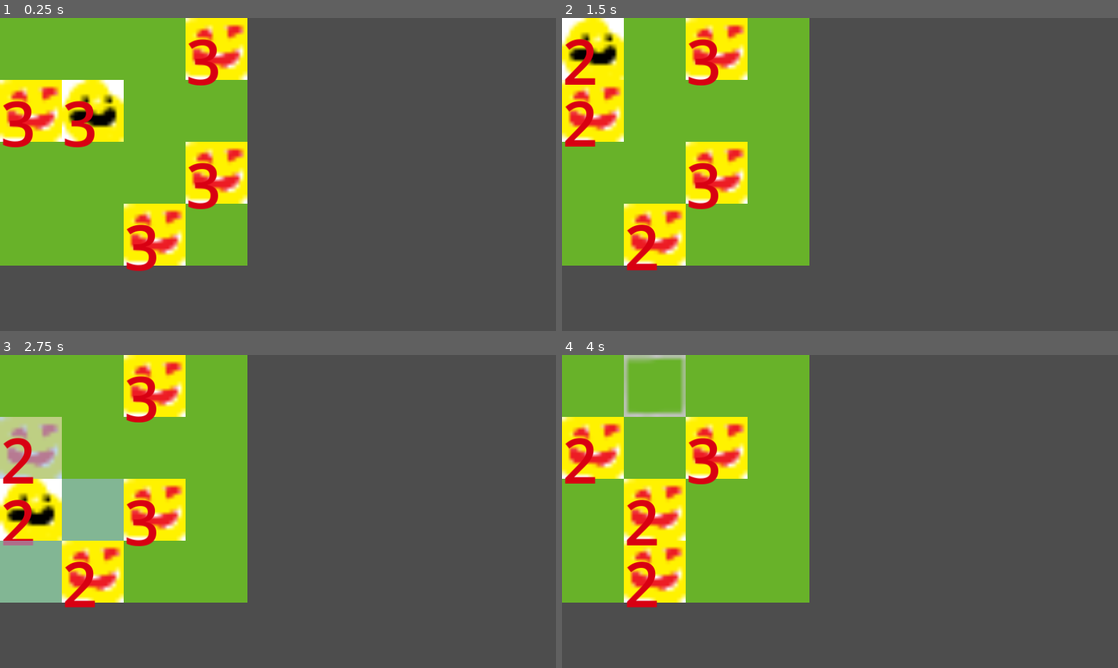
Above: before the commit, frames 1-4 (two rows, left to right).
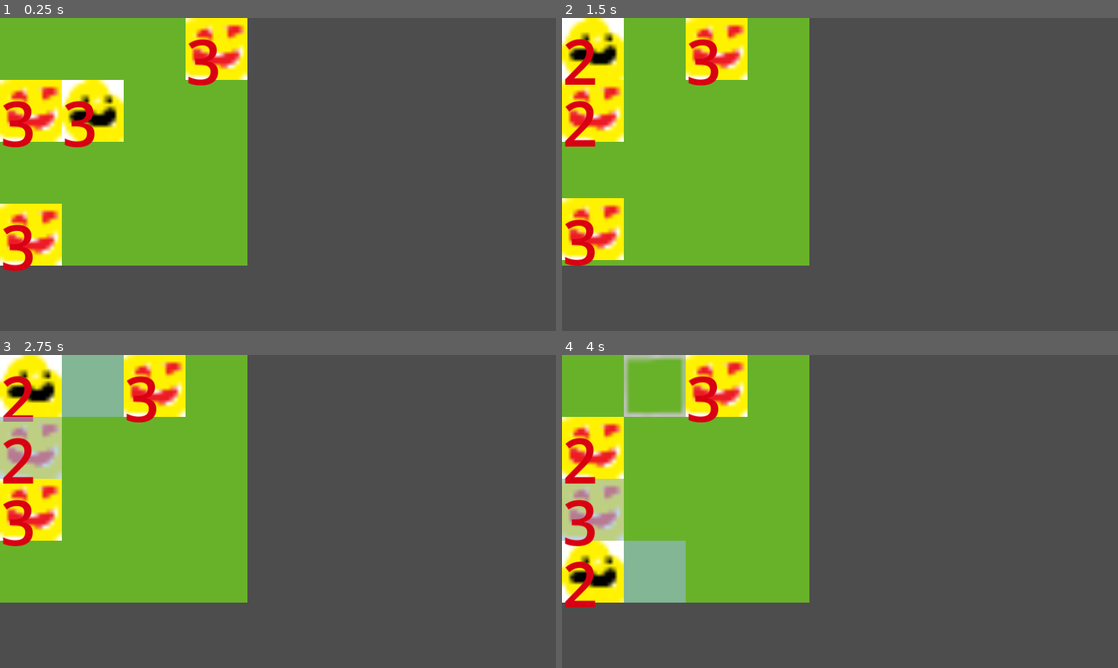
Above: after the commit, the same moments.

Repository: Sam-Goldie/Decree
Game: Godot game, scene res://Level.tscn
The game is run twice, just before and just after one commit, with the same random seed, the same clock (stepped at 60 frames per second) and the same inputs.
Inputs (mouse positions are in pixels of both pictures, inside the frame that each line leads up to):
- Up to frame 1 (0.25 s): no input
- Up to frame 2 (1.5 s): click (595, 49) at 0.5 s; click (595, 111) at 1.27 s
- Up to frame 3 (2.75 s): click (33, 508) at 2.02 s
- Up to frame 4 (4 s): click (595, 570) at 2.77 s; click (656, 386) at 3.52 s

The runs differ from the first frame. In frame 1, 6.8% of the frame differs, in the area x 0-45%, y 39-81%; in frame 2, 6.8%; in frame 3, 15%, in the area x 0-34%, y 0-81%; in frame 4, 13%.
Error before the commit: Invalid access to property or key 'board_position' on a base object of type 'previously freed'. (res://level.gd:88)

Commit message:
Enemies flash on damage

Diff:
--- a/decree/Enemy.tscn
+++ b/decree/Enemy.tscn
@@ -1,8 +1,49 @@
-[gd_scene load_steps=8 format=3 uid="uid://c4drp01fqj2e7"]
+[gd_scene load_steps=11 format=3 uid="uid://c4drp01fqj2e7"]
 
 [ext_resource type="Script" path="res://enemy.gd" id="1_a12p4"]
 [ext_resource type="Texture2D" uid="uid://br3n70ti57btw" path="res://Enemy.png" id="1_xvn8d"]
 [ext_resource type="Script" path="res://path_follow_2d.gd" id="2_ob0ix"]
+[ext_resource type="Shader" path="res://flash.gdshader" id="3_ne8aw"]
+
+[sub_resource type="Curve2D" id="Curve2D_vynlp"]
+resource_local_to_scene = true
+
+[sub_resource type="ShaderMaterial" id="ShaderMaterial_qn0dj"]
+resource_local_to_scene = true
+shader = ExtResource("3_ne8aw")
+shader_parameter/flash_color = Color(1, 0.0980392, 0.0784314, 1)
+shader_parameter/flash_value = null
+
+[sub_resource type="Animation" id="Animation_4qfqt"]
+length = 0.001
+tracks/0/type = "value"
+tracks/0/imported = false
+tracks/0/enabled = true
+tracks/0/path = NodePath("Path2D/PathFollow2D/Sprite2D:material:shader_parameter/flash_value")
+tracks/0/interp = 1
+tracks/0/loop_wrap = true
+tracks/0/keys = {
+"times": PackedFloat32Array(0),
+"transitions": PackedFloat32Array(1),
+"update": 0,
+"values": [null]
+}
+
+[sub_resource type="Animation" id="Animation_molhj"]
+resource_name = "flash"
+length = 0.5
+tracks/0/type = "value"
+tracks/0/imported = false
+tracks/0/enabled = true
+tracks/0/path = NodePath("Path2D/PathFollow2D/Sprite2D:material:shader_parameter/flash_value")
+tracks/0/interp = 1
+tracks/0/loop_wrap = true
+tracks/0/keys = {
+"times": PackedFloat32Array(0, 0.233333, 0.466667),
+"transitions": PackedFloat32Array(1, 1, 1),
+"update": 0,
+"values": [null, 0.6, 0.0]
+}
 
 [sub_resource type="Animation" id="Animation_f1oph"]
 resource_name = "move"
@@ -29,56 +70,34 @@
 "times": PackedFloat32Array(0)
 }
 
-[sub_resource type="Animation" id="Animation_4qfqt"]
-length = 0.001
-tracks/0/type = "bezier"
-tracks/0/imported = false
-tracks/0/enabled = true
-tracks/0/path = NodePath(".:position:x")
-tracks/0/interp = 1
-tracks/0/loop_wrap = true
-tracks/0/keys = {
-"handle_modes": PackedInt32Array(0),
-"points": PackedFloat32Array(0, -0.25, 0, 0.25, 0),
-"times": PackedFloat32Array(0)
-}
-tracks/1/type = "bezier"
-tracks/1/imported = false
-tracks/1/enabled = true
-tracks/1/path = NodePath(".:position:y")
-tracks/1/interp = 1
-tracks/1/loop_wrap = true
-tracks/1/keys = {
-"handle_modes": PackedInt32Array(0),
-"points": PackedFloat32Array(0, -0.25, 0, 0.25, 0),
-"times": PackedFloat32Array(0)
-}
-
 [sub_resource type="AnimationLibrary" id="AnimationLibrary_3ykw1"]
 _data = {
 "RESET": SubResource("Animation_4qfqt"),
+"flash": SubResource("Animation_molhj"),
 "move": SubResource("Animation_f1oph")
 }
 
-[sub_resource type="Curve2D" id="Curve2D_vynlp"]
-
 [node name="Enemy" type="Node2D"]
 script = ExtResource("1_a12p4")
-
-[node name="AnimationPlayer" type="AnimationPlayer" parent="."]
-libraries = {
-"": SubResource("AnimationLibrary_3ykw1")
-}
 
 [node name="Path2D" type="Path2D" parent="."]
 curve = SubResource("Curve2D_vynlp")
 
 [node name="PathFollow2D" type="PathFollow2D" parent="Path2D"]
+rotates = false
+loop = false
 script = ExtResource("2_ob0ix")
 
 [node name="Sprite2D" type="Sprite2D" parent="Path2D/PathFollow2D"]
+material = SubResource("ShaderMaterial_qn0dj")
 texture = ExtResource("1_xvn8d")
 offset = Vector2(8, 8)
+
+[node name="AnimationPlayer" type="AnimationPlayer" parent="Path2D/PathFollow2D/Sprite2D"]
+root_node = NodePath("../../../..")
+libraries = {
+"": SubResource("AnimationLibrary_3ykw1")
+}
 
 [node name="Label" type="Label" parent="Path2D/PathFollow2D"]
 z_index = 1
--- a/decree/Level.tscn
+++ b/decree/Level.tscn
@@ -119,4 +119,5 @@
 [connection signal="confirm_move" from="." to="Navigation/Player" method="_on_level_confirm_move"]
 [connection signal="attack" from="Navigation/Player" to="." method="_on_attack"]
 [connection signal="move" from="Navigation/Player" to="." method="_on_move"]
+[connection signal="flash_finished" from="Navigation/Enemy" to="." method="_on_enemy_flash_finished"]
 [connection signal="click" from="Navigation/Tile" to="." method="_on_tile_click"]
--- a/decree/Player.tscn
+++ b/decree/Player.tscn
@@ -1,9 +1,13 @@
-[gd_scene load_steps=4 format=3 uid="uid://umydvt437mmv"]
+[gd_scene load_steps=6 format=3 uid="uid://umydvt437mmv"]
 
 [ext_resource type="Script" path="res://player.gd" id="1_pcjrc"]
 [ext_resource type="Texture2D" uid="uid://c62vr6u8sm8yl" path="res://player.png" id="2_blolq"]
+[ext_resource type="Script" path="res://path_follow_2d.gd" id="2_q4y88"]
 
 [sub_resource type="Curve2D" id="Curve2D_qrdci"]
+resource_local_to_scene = true
+
+[sub_resource type="AnimationLibrary" id="AnimationLibrary_8l8k7"]
 
 [node name="Player" type="Node2D"]
 script = ExtResource("1_pcjrc")
@@ -12,11 +16,20 @@
 curve = SubResource("Curve2D_qrdci")
 
 [node name="PathFollow2D" type="PathFollow2D" parent="Path2D"]
+rotates = false
+loop = false
+script = ExtResource("2_q4y88")
 
 [node name="Sprite2D" type="Sprite2D" parent="Path2D/PathFollow2D"]
 position = Vector2(8, 8)
 texture = ExtResource("2_blolq")
 
+[node name="AnimationPlayer" type="AnimationPlayer" parent="Path2D/PathFollow2D/Sprite2D"]
+root_node = NodePath("../../../..")
+libraries = {
+"": SubResource("AnimationLibrary_8l8k7")
+}
+
 [node name="Label" type="Label" parent="Path2D/PathFollow2D"]
 offset_right = 16.0
 offset_bottom = 23.0
--- a/decree/enemy.gd
+++ b/decree/enemy.gd
@@ -5,6 +5,8 @@
 var damage : int
 var has_moved : bool
 var board
+@onready var flash_player = $Path2D/PathFollow2D/Sprite2D/AnimationPlayer
+signal flash_finished
 
 func _ready():
 	var hp_display = str(hp)
@@ -22,3 +24,7 @@
 		elif target != null:
 			result = target
 	return result
+
+func flash():
+	flash_player.play("flash")
+	flash_finished.emit()
--- /dev/null
+++ b/decree/flash.gdshader
@@ -0,0 +1,10 @@
+shader_type canvas_item;
+
+uniform vec4 flash_color : source_color;
+uniform float flash_value : hint_range(0.0,1.0,0.1);
+
+void fragment() {
+	vec4 texture_color = texture(TEXTURE, UV);
+	COLOR = mix(texture_color, flash_color, flash_value);
+	COLOR.a = texture_color.a;
+}
--- a/decree/level.gd
+++ b/decree/level.gd
@@ -11,7 +11,7 @@
 @onready
 var active_entity = player
 @onready
-var enemies = [enemy_scene.instantiate(), enemy_scene.instantiate(), enemy_scene.instantiate(), enemy_scene.instantiate()]
+var enemies = [enemy_scene.instantiate(), enemy_scene.instantiate(), enemy_scene.instantiate()]
 @onready
 var terrain = [
 	[tile_scene.instantiate(), tile_scene.instantiate(), tile_scene.instantiate(), tile_scene.instantiate()],
@@ -20,7 +20,7 @@
 	[tile_scene.instantiate(), tile_scene.instantiate(), tile_scene.instantiate(), tile_scene.instantiate()],
 ]
 @onready
-var board = [[null, null, null, enemies[0]], [enemies[1], player, null, null], [null, null, null, enemies[2]],[null, null, enemies[3], null]]
+var board = [[null, null, null, enemies[0]], [enemies[1], player, null, null], [null, null, null, null],[enemies[2], null, null, null]]
 @onready
 var grid = AStarGrid2D.new()
 
@@ -72,6 +72,8 @@
 		return false
 
 func take_enemy_turns():
+	var tween = create_tween()
+	tween.set_parallel(false)
 	clear_dead()
 	remove_target_highlights(player.board_position)
 	for enemy in enemies:
@@ -88,7 +90,7 @@
 		var path = grid.get_id_path(active_entity.board_position, player.board_position, true)
 		if len(path) > 2:
 			var dest = path[1]
-			move(active_entity, dest)
+			move(active_entity, dest, tween)
 		var attack_target = active_entity.find_targets(player)
 		if attack_target != null:
 			damage(attack_target, active_entity.damage)
@@ -107,14 +109,17 @@
 		enemies.remove_at(dead_idx[-i-1])
 
 func damage(target, amount):
+	if target != player:
+		target.flash()
+		await target.flash_finished
 	target.hp -= amount
-	if target.hp <= 0:
-		target.free()
-	else:
+	if target.hp > 0:
 		var health = get_node("Navigation/%s/Path2D/PathFollow2D/Label" % target.name)
 		health.text = str(target.hp)
+	else:
+		target.free()
 
-func move(entity, target):
+func move(entity, target, tween):
 	if grid.is_dirty():
 		grid.update()
 	var current_board_position = get_board_position(entity.position)
@@ -123,7 +128,27 @@
 	if target[0] < 0 or target[0] > 3 or target[1] < 0 or target[1] > 3:
 		return
 	if board[target[1]][target[0]] == null:
-		entity.position = target * 16
+		#var tween = create_tween()
+			#for sprite in get_children():
+			#tween.tween_property(sprite, "position", Vector2(0, 0), 1)
+		var path = entity.get_node("Path2D")
+		var curve = path.get_curve()
+		var path_follow = path.get_node("PathFollow2D")
+		#curve.add_point(Vector2(0,0))
+		var target_point = Vector2(target * 16)
+		var current_point = entity.position
+		var norm_distance = current_point.distance_to(target_point) / 6
+		var difference_type_alt = typeof(target_point - current_point)
+		tween.tween_property(entity, "position", Vector2(target * 16), 0.2)
+		#await tween.finished
+		#curve.add_point(Vector2(0,0))
+		#curve.add_point((Vector2(target * 16)) - entity.position)
+		#await path_follow.end_move
+		#path_follow.progress_ratio = 0
+		#curve.clear_points()
+		#entity.position = target * 16
+		#curve.add_point(difference)
+		#entity.position = target * 16
 		board[current_board_position[1]][current_board_position[0]] = null
 		board[target[1]][target[0]] = entity
 		entity.board_position = target
@@ -143,8 +168,9 @@
 func _on_tile_click(tile):
 	if active_entity != player:
 		return
+	var tween = create_tween()
 	if !active_entity.has_moved:
-		move(active_entity, tile.board_position)
+		move(active_entity, tile.board_position, tween)
 	else:
 		attack(active_entity, tile.board_position)
 
@@ -167,3 +193,6 @@
 
 func remove_highlight_tile(board_position):
 	terrain[board_position[1]][board_position[0]].get_node("BlinkSquare").self_modulate.a = 0
+
+#func _on_enemy_flash_finished():
+	#pass # Replace with function body.
--- a/decree/path_follow_2d.gd
+++ b/decree/path_follow_2d.gd
@@ -1,6 +1,9 @@
 extends PathFollow2D
 
-var speed = 0.2
+var speed = 2
+signal end_move
 
 func _process(delta):
 	progress_ratio += delta * speed
+	if progress_ratio == 1:
+		end_move.emit()
